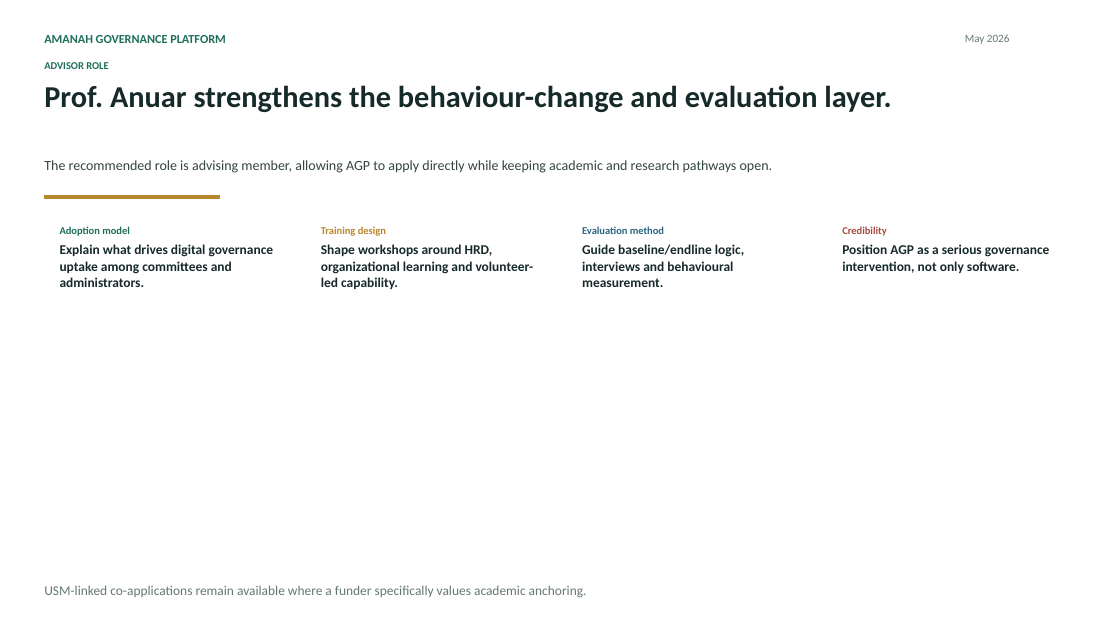
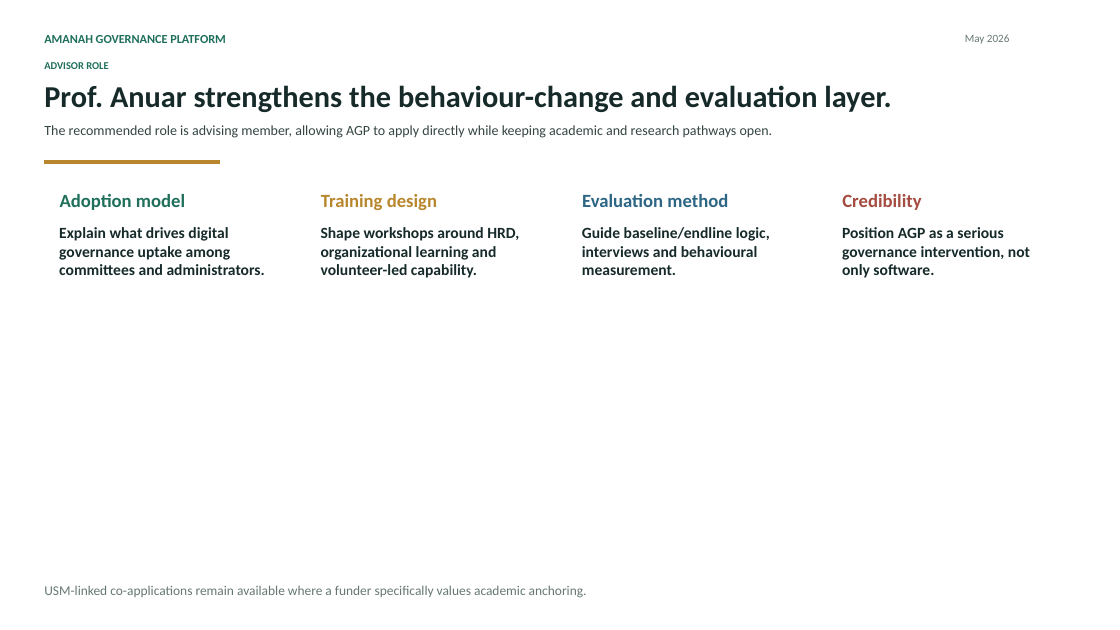
Before and after one commit to EffortEdutech/AmanahGP, a slide deck: slide 8 of docs/pitch/2026-05-08-0645pm-usm/AGP_USM_OrgBehaviour_Pitch_Deck_reformatted.pptx. Drawn at 1120x630 pixels with LibreOffice and Linux fonts; fonts in the diff are those of the drawing. Boxes give left, top, right and bottom in pixels: in the first picture for what was removed or moved away, otherwise in the second. Text is boxed around its words. In the diff, an @@ line names an element or a change of style, - is before the commit and + after.

```diff
--- a/docs/pitch/2026-05-08-0645pm-usm/AGP_USM_OrgBehaviour_Pitch_Deck_reformatted.pptx
+++ b/docs/pitch/2026-05-08-0645pm-usm/AGP_USM_OrgBehaviour_Pitch_Deck_reformatted.pptx
@@ text "The recommended role is advising ...": place and size @@
-text "The recommended role is advising ..." at (44,160,773,173)
+text "The recommended role is advising ..." at (44,125,773,138)
@@ 4 texts, 1 rectangle: place and size @@
-4 texts, 1 rectangle at (44,196,886,236)
+4 texts, 1 rectangle at (44,161,921,210)
@@ size 13.5 to 24 pt in 4 elements at (60,194,185,210), (321,194,437,210), (582,194,728,207), (842,194,921,210) @@
@@ 4 texts: place and size @@
-4 texts at (60,244,1050,289)
+4 texts at (59,227,1030,278)
@@ size 17.2 to 20 pt in 4 elements at (59,227,265,275), (842,227,1030,278), (321,227,519,278), (582,227,770,275) @@
```
Also in this commit, not shown: 11 other slides changed, 18 other files.
